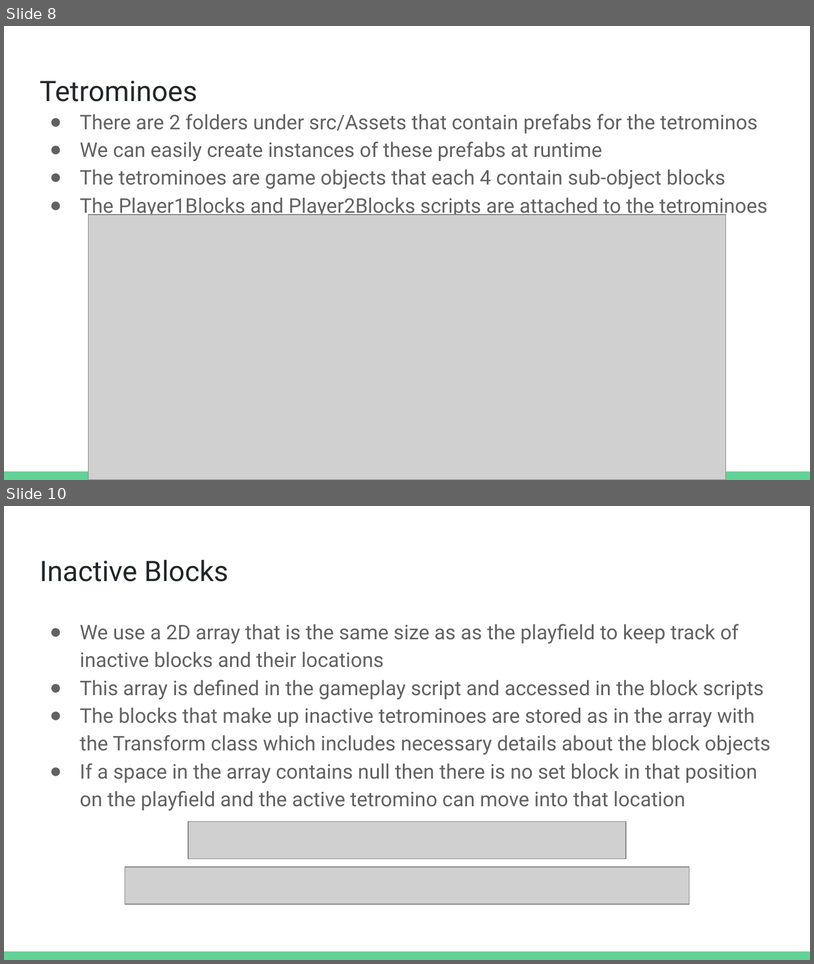
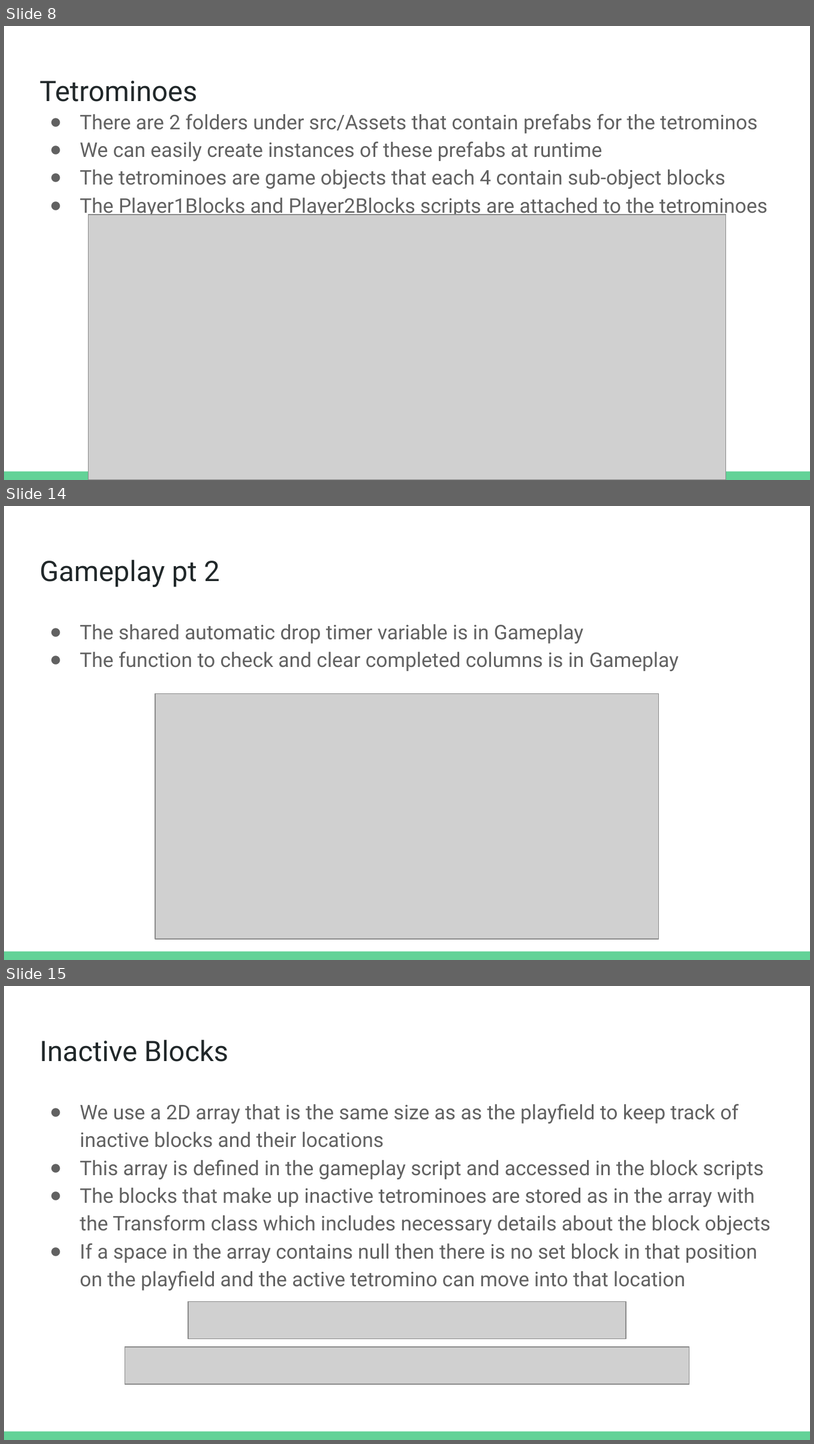
Before and after one commit to Caelanrw/TetrominoTussle, a slide deck: doc/ProjectArchitecture.pptx. Shown one above the other, each under a label of ours: slides 8 and 10 before the commit, slides 8, 14 and 15 after it; the slides between them are not shown. The pictures are 814x964 and 814x1444 pixels, drawn with LibreOffice and Linux fonts; fonts in the diff are those of the drawing; grey boxes stand for pictures. Boxes give left, top, right and bottom in pixels: in the first picture for what was removed or moved away, otherwise in the second. Text is boxed around its words. In the diff, an @@ line names an element or a change of style, - is before the commit and + after.

```diff
--- a/doc/ProjectArchitecture.pptx
+++ b/doc/ProjectArchitecture.pptx
@@ slide 14 added at [4,506,810,960], background #FFFFFF; not listed: 1 template element that a slide beside it also shows @@
@@ title added at [39,559,219,587], 25.2 pt, text #202729 @@
+Gameplay pt 2
@@ text added at [80,624,679,671], 18 pt, text #616161 @@
+● The shared automatic drop timer variable is in Gameplay
+● The function to check and clear completed columns is in Gameplay
@@ picture added at [156,693,660,938] @@
@@ what was slide 10 is now slide 15 @@
```
Also in this commit, not shown: 2 slides changed, 3 other slides added, 5 other files.
